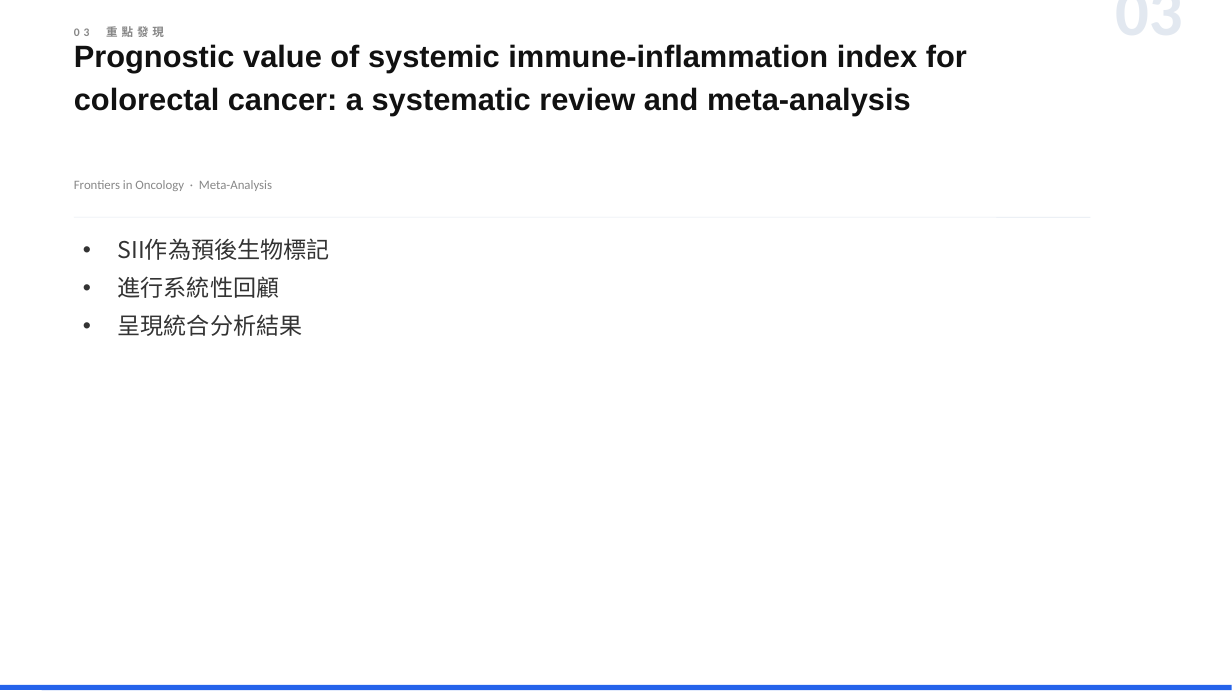
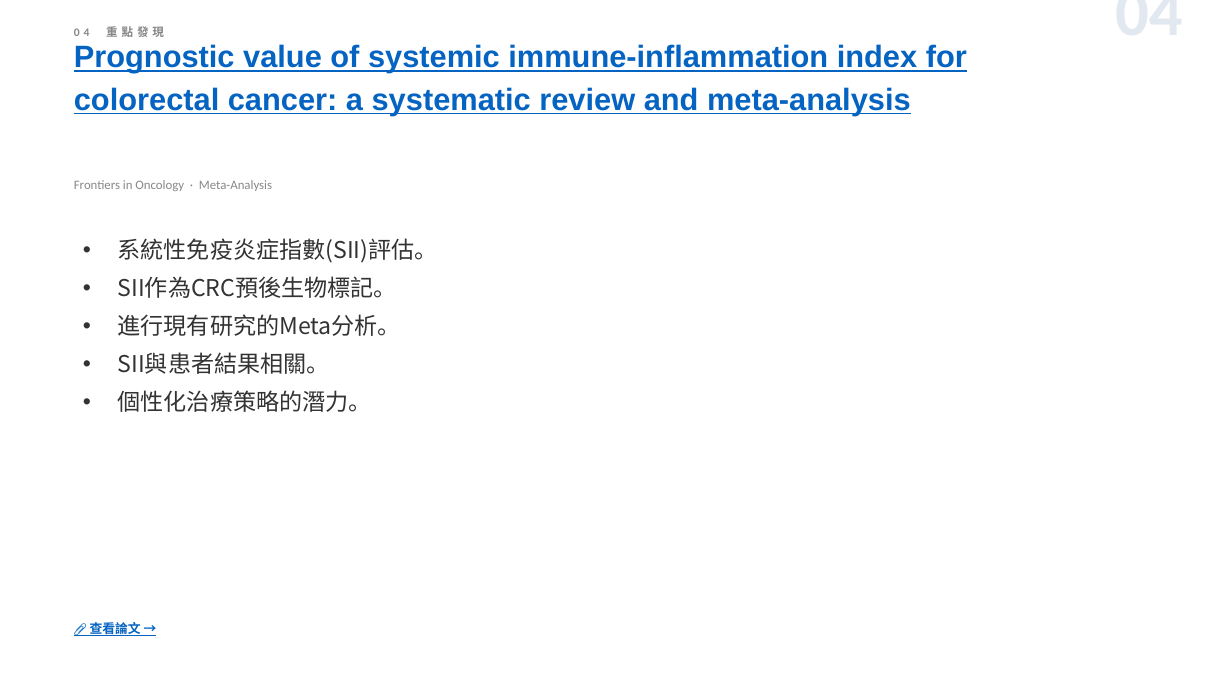
Before and after one commit to jejenhu-maker/colorectal-weekly-digest, a slide deck: slide 6 of docs/digest-zh.pptx (slide 5 before the commit). Drawn at 1232x693 pixels with LibreOffice and Linux fonts; fonts in the diff are those of the drawing. Boxes give left, top, right and bottom in pixels: in the first picture for what was removed or moved away, otherwise in the second. Text is boxed around its words. In the diff, an @@ line names an element or a change of style, - is before the commit and + after.

```diff
--- a/docs/digest-zh.pptx
+++ b/docs/digest-zh.pptx
@@ text at (74,26,164,37): text changed @@
-03 重點發現
+04 重點發現
@@ text at (924,9,1183,9): text changed @@
-03
+04
@@ text "Prognostic value of systemic immune-inflammation ..." at (74,44,967,115): text colour #111111 to #0563C1, underline on @@
@@ line removed from (74, 217) to (1091, 217) @@
@@ text removed at (118,238,330,336) @@
-• SII作為預後生物標記
-• 進行系統性回顧
-• 呈現統合分析結果
@@ text added at (118,238,438,412), 18 pt, text #333333 @@
+• 系統性免疫炎症指數(SII)評估。
+• SII作為CRC預後生物標記。
+• 進行現有研究的Meta分析。
+• SII與患者結果相關。
+• 個性化治療策略的潛力。
@@ text added at (90,620,141,638), 10 pt, text #0563C1, bold, underline @@
+📎 查看論文 →
@@ line removed from (0, 688) to (1232, 688) @@
```
Also in this commit, not shown: 11 other slides changed, 2 slides added, 2 slides removed, 3 other files.
